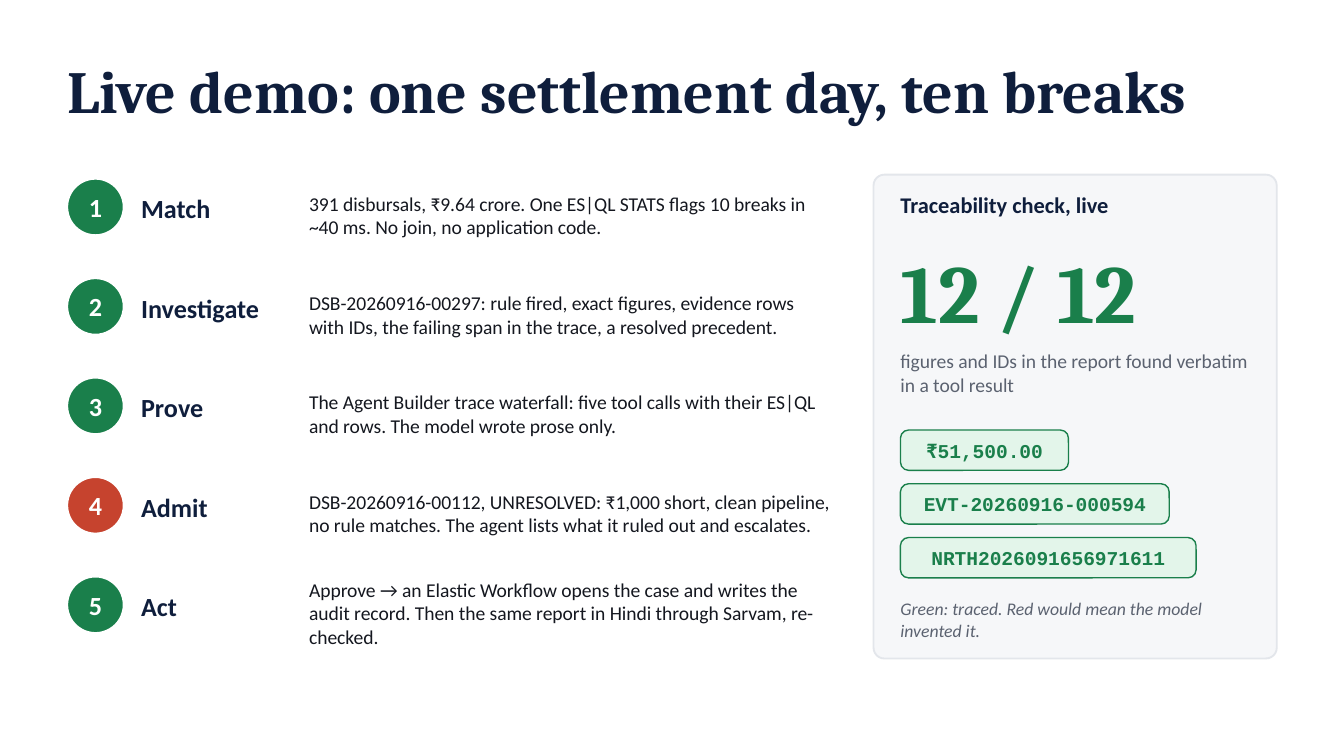
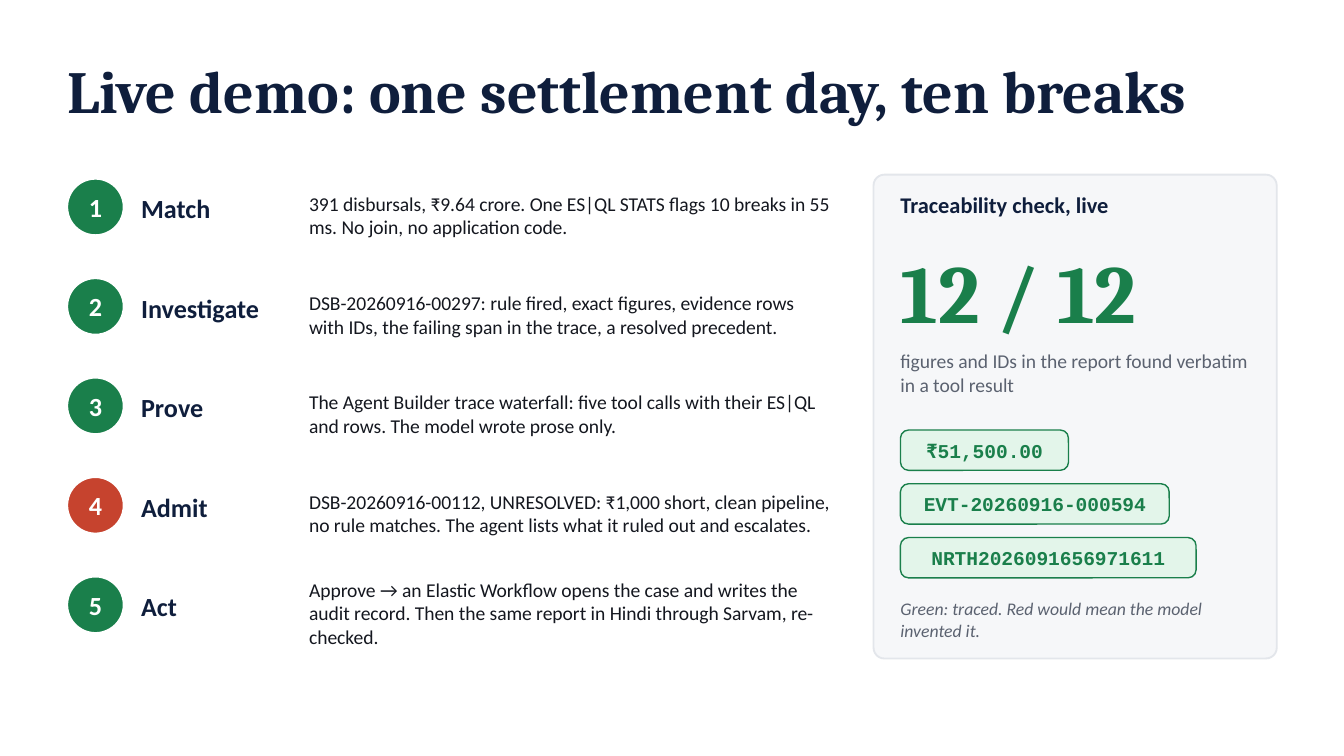
Before and after one commit to mkvmridul/ledgerLens, a slide deck: slide 4 of presentation/LedgerLens.pptx. Drawn at 1344x756 pixels with LibreOffice and Linux fonts; fonts in the diff are those of the drawing. Boxes give left, top, right and bottom in pixels: in the first picture for what was removed or moved away, otherwise in the second. Text is boxed around its words. In the diff, an @@ line names an element or a change of style, - is before the commit and + after.

```diff
--- a/presentation/LedgerLens.pptx
+++ b/presentation/LedgerLens.pptx
@@ text at (x1=309, y1=197, x2=830, y2=238): text changed @@
-391 disbursals, ₹9.64 crore. One ES|QL STATS flags 10 breaks in ~40 ms. No join, no application code.
+391 disbursals, ₹9.64 crore. One ES|QL STATS flags 10 breaks in 55 ms. No join, no application code.
```
Also in this commit, not shown: 2 other slides changed, 11 other files.
